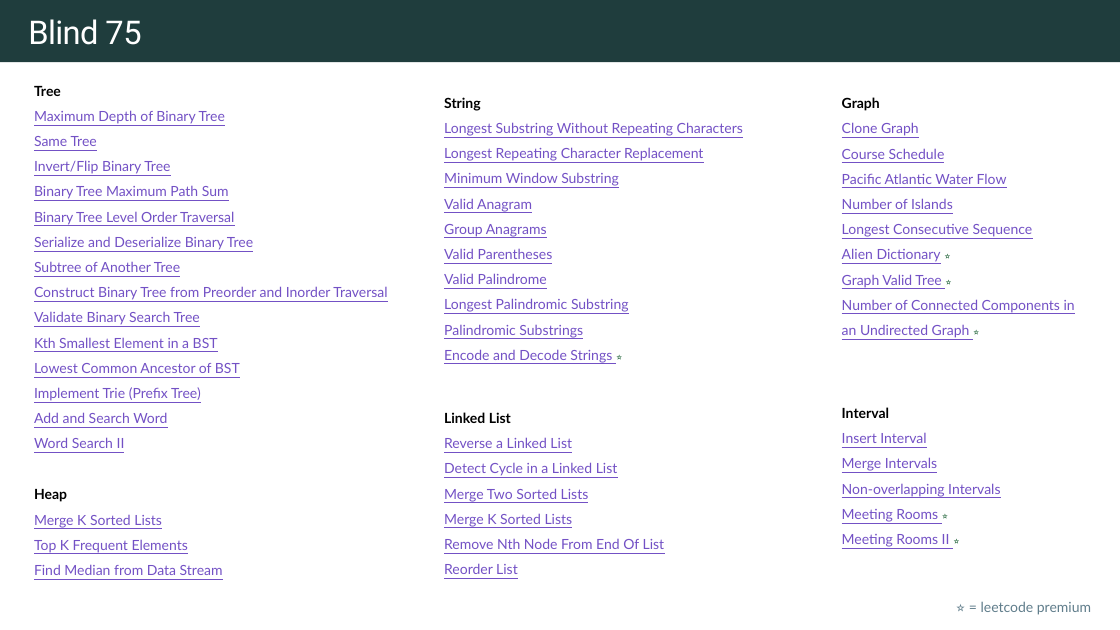
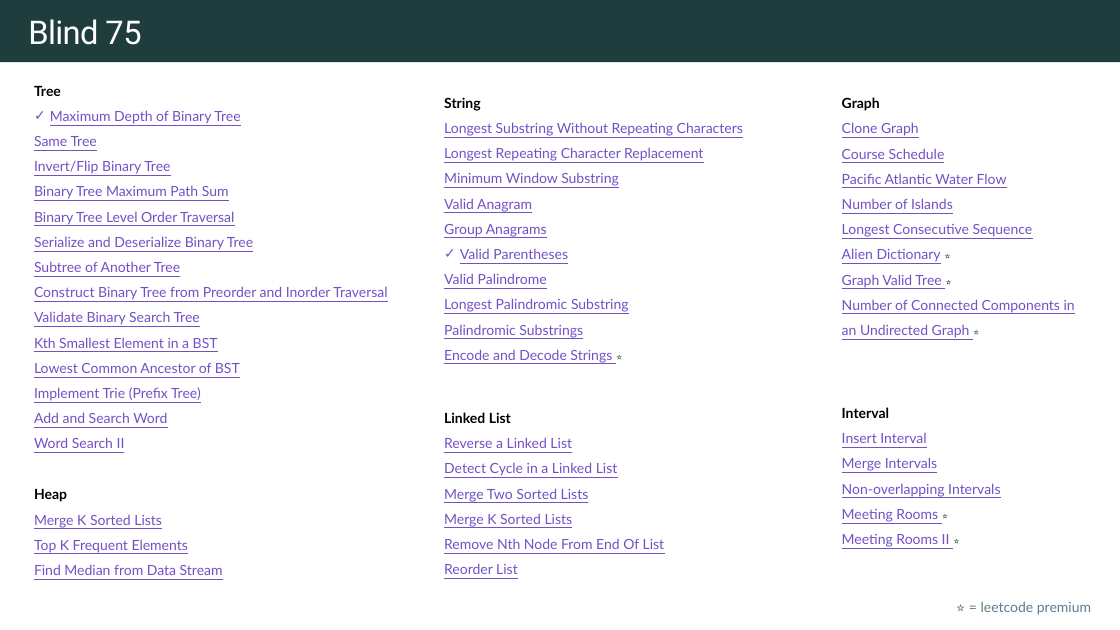
Before and after one commit to rfdavid/coding-interview-handbook-cpp, a slide deck: slide 6 of Algorithm and problem Solving Cheatsheet.pptm. Drawn at 1120x630 pixels with LibreOffice and Linux fonts; fonts in the diff are those of the drawing. Boxes give left, top, right and bottom in pixels: in the first picture for what was removed or moved away, otherwise in the second. Text is boxed around its words. In the diff, an @@ line names an element or a change of style, - is before the commit and + after.

Commit message:
added tree traversals

```diff
--- a/Algorithm and problem Solving Cheatsheet.pptm
+++ b/Algorithm and problem Solving Cheatsheet.pptm
@@ text at bbox=[50, 110, 240, 124]: bullet none to ✓ @@
@@ text at bbox=[460, 249, 568, 259]: bullet none to ✓ @@
```
Also in this commit, not shown: 6 other slides changed, 8 slides added, 11 other files.
